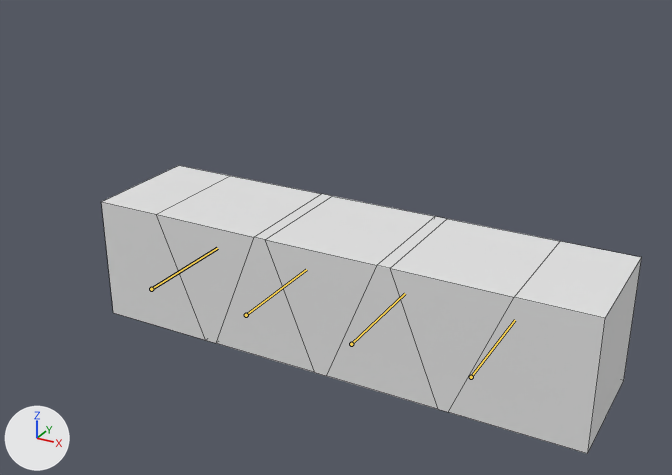
The FBX model data/skinned_mesh.fbx: old version first, new version second.
Before and after are seen from a camera (50 mm lens) standing at (0.0995, -0.1133, 0.0745) and looking at (0.0372, -0.0001, 0.0179). Lighting does not change. The marker at lower left points along +X, +Y and +Z. Both versions are drawn at the pose saved in each file; the numbers are the values there. The bones that bend it are drawn over the model as lines. Mesh edges are drawn as thin lines.
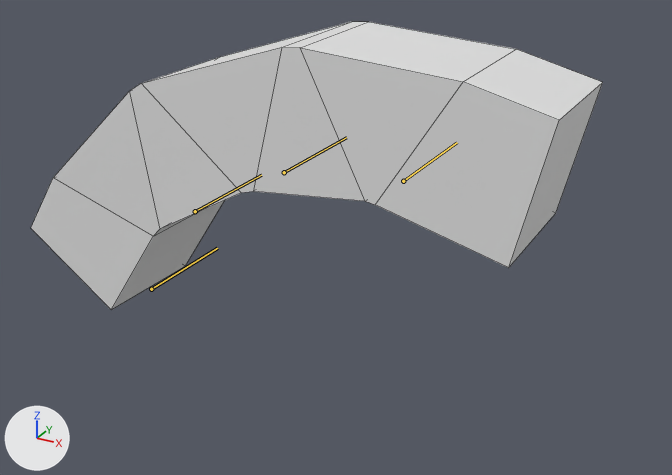
The change, as JSON lines over the scene's bpy script:
```json
{"block": "bone_bone", "where": "bone_bone = bpy.data.objects['Armature'].pose.bones['Bone']"}
{"op": "set", "path": "bone_bone.rotation_quaternion", "old": "(1.0, 0.0, 0.0, 0.0)", "new": "(0.877, 0.0, -0.48, 0.0)", "note": "degrees (0, 0, 0) -> degrees (0, -57, 0)"}
{"block": "bone_bone_001", "where": "bone_bone_001 = bpy.data.objects['Armature'].pose.bones['Bone.001']  # child of 'Bone'"}
{"op": "set", "path": "bone_bone_001.rotation_quaternion", "old": "(1.0, 0.0, 0.0, 0.0)", "new": "(0.97, 0.0, 0.243, 0.0)", "note": "degrees (0, 0, 0) -> degrees (0, 28, 0)"}
{"block": "bone_bone_002", "where": "bone_bone_002 = bpy.data.objects['Armature'].pose.bones['Bone.002']  # child of 'Bone.001'"}
{"op": "set", "path": "bone_bone_002.rotation_quaternion", "old": "(1.0, 0.0, 0.0, 0.0)", "new": "(0.98, 0.0, 0.199, 0.0)", "note": "degrees (0, 0, 0) -> degrees (0, 23, 0)"}
{"block": "bone_bone_003", "where": "bone_bone_003 = bpy.data.objects['Armature'].pose.bones['Bone.003']  # child of 'Bone.002'"}
{"op": "set", "path": "bone_bone_003.rotation_quaternion", "old": "(1.0, 0.0, 0.0, 0.0)", "new": "(0.983, 0.0, 0.184, 0.0)", "note": "degrees (0, 0, 0) -> degrees (0, 21, 0)"}
```

Pixel boxes (x1, y1, x2, y2) of what changed, in the pictures (672 x 475 px):
```json
{"object": "Cube", "change": "posed", "before": [101, 166, 642, 454], "after": [31, 22, 603, 310]}
{"bone": "Bone.001", "before": "(246, 315) to (306, 269)", "after": "(195, 211) to (261, 175)"}
{"bone": "Bone.002", "before": "(351, 344) to (405, 293)", "after": "(284, 172) to (346, 137)"}
{"bone": "Bone.003", "before": "(471, 377) to (515, 320)", "after": "(403, 181) to (457, 142)"}
```
